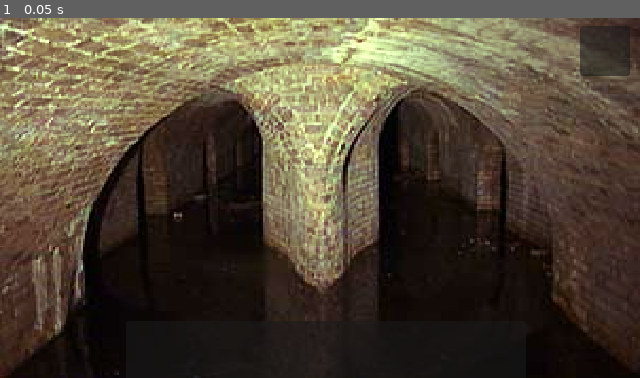
Above: before the commit, frame 1.
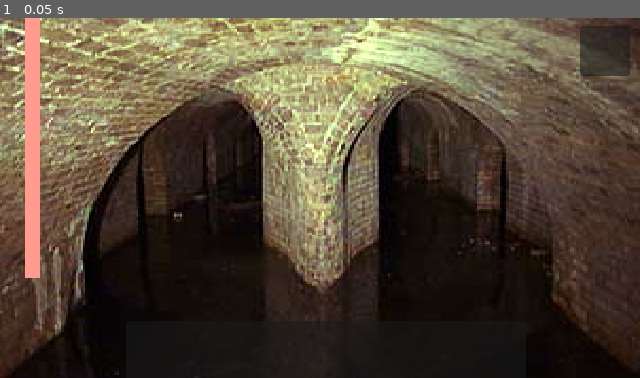
Above: after the commit, the same moment.

Repository: ANH-anhAnh/DMV-Game-Jam
Game: Godot game, scene res://Scenes/rooms/room_2.tscn
The game is run twice, just before and just after one commit, with the same random seed, the same clock (stepped at 60 frames per second) and the same inputs. The project has no main scene, so this scene is started directly.
Inputs:
- Up to frame 1 (0.05 s): no input

The runs differ from the first frame. In frame 1, 1.7% of the frame differs, in the area x 3-7%, y 0-73%.

Commit message:
images and broken hunger

Diff:
--- a/Scenes/rooms/room_1.tscn
+++ b/Scenes/rooms/room_1.tscn
@@ -1,6 +1,6 @@
 [gd_scene format=3 uid="uid://dlnsevwebpb2"]
 
-[ext_resource type="Texture2D" uid="uid://bnvle51lkbqw6" path="res://Assets/initiation room.png" id="1_ojhq1"]
+[ext_resource type="Texture2D" uid="uid://bnvle51lkbqw6" path="res://Assets/rooms/initiation room.png" id="1_ojhq1"]
 [ext_resource type="PackedScene" uid="uid://k37hlke3k7x3" path="res://Scenes/Objects/up.tscn" id="1_ud0xu"]
 [ext_resource type="PackedScene" uid="uid://dswwu8kyafma" path="res://Scenes/ui.tscn" id="3_21tkn"]
 
--- a/Scenes/rooms/room_2.tscn
+++ b/Scenes/rooms/room_2.tscn
@@ -1,6 +1,6 @@
 [gd_scene format=3 uid="uid://c58trg3c6fcj"]
 
-[ext_resource type="Texture2D" uid="uid://dn4tl887v61mh" path="res://Assets/room 2.png" id="1_rv0jd"]
+[ext_resource type="Texture2D" uid="uid://dn4tl887v61mh" path="res://Assets/rooms/room 2.png" id="1_rv0jd"]
 [ext_resource type="PackedScene" uid="uid://canmda7hvygfw" path="res://Scenes/Objects/exit.tscn" id="2_bebw6"]
 [ext_resource type="PackedScene" uid="uid://dswwu8kyafma" path="res://Scenes/ui.tscn" id="3_lqljp"]
 
--- a/Scenes/ui.tscn
+++ b/Scenes/ui.tscn
@@ -19,4 +19,13 @@
 offset_right = 630.0
 offset_bottom = 58.0
 
+[node name="ColorRect" type="ColorRect" parent="CanvasLayer" unique_id=547625546]
+anchors_preset = -1
+offset_left = 25.0
+offset_top = 270.0
+offset_right = 40.0
+offset_bottom = 310.0
+grow_vertical = 0
+color = Color(1.0039686, 0.61004496, 0.5588952, 1)
+
 [connection signal="pressed" from="CanvasLayer/Button" to="." method="_on_button_pressed"]
--- a/Scripts/circle.gd
+++ b/Scripts/circle.gd
@@ -1,7 +1,7 @@
 extends Node2D
-
+## this circle scene just draws a circle for map
 @export var radius := 10
 @export var color := Color.DARK_RED
-
+##draws a circle for this scene.
 func _draw():
 	draw_circle(Vector2.ZERO, radius, color)
--- a/Scripts/exit.gd
+++ b/Scripts/exit.gd
@@ -1,5 +1,5 @@
 extends Control
-
+#object for rooms to be able to click to change locations
 
 func _on_button_pressed() -> void:
 	var change = [0,1]
--- a/Scripts/map.gd
+++ b/Scripts/map.gd
@@ -1,5 +1,5 @@
 extends Node2D
-
+## level layout, contains all room scenes
 var layout1 = [
 	[0,1,0,0,0],
 	[1,1,1,1,0],
@@ -7,7 +7,7 @@
 	[1,"res://Scenes/rooms/room_2.tscn",1,1,0],
 	[0,"res://Scenes/rooms/room_1.tscn",0,0,0]
 ]
-
+##array containing explored coordinates
 var explored = []
 
 var playercircle
@@ -19,7 +19,7 @@
 var cell_size := 50
 var SquareScene := preload("res://Scenes/square.tscn")
 var CircleScene := preload("res://Scenes/circle.tscn")
-
+#resets the explored coordinates on enter
 func _ready():
 	currentlayout = layout1
 	reset()
@@ -27,6 +27,7 @@
 func disp():
 	showmap(explored)
 
+##just sets explored size to level size then zeroes every entry
 func reset():
 	explored = []
 	for row in currentlayout:
@@ -38,6 +39,7 @@
 
 	explored[selfpos[1]][selfpos[0]] = 1
 
+## goes through every explored panel and displays explored spaces
 func showmap(layout):
 	self.show()
 	var ypos = 100
@@ -68,6 +70,7 @@
 		yp += 1
 	shown = 1
 	while shown:
+		##blinking player circle :
 		await get_tree().create_timer(.5).timeout
 		playercircle.visible = false
 		await get_tree().create_timer(.5).timeout
@@ -78,6 +81,7 @@
 	shown = 0
 	self.hide()
 
+##updates explored spaces and changes scenes!
 func sceneupdate(change):
 	selfpos[0] += change[0]
 	selfpos[1] += change[1]
--- a/Scripts/ui.gd
+++ b/Scripts/ui.gd
@@ -2,6 +2,17 @@
 
 var SquareScene := preload("res://Scenes/square.tscn")
 var block
+var hunger = 100
+
+var maximum = 260
+
+func _ready() -> void:
+	var rect = $CanvasLayer/ColorRect
+
+	var new_height = (maximum / 100.0) * hunger
+
+	rect.size.y = new_height
+	rect.position.y = maximum - new_height
 
 func _on_button_pressed() -> void:
 	if(!Map.shown):
@@ -16,3 +27,13 @@
 	else:
 		block.queue_free()
 		Map.hidemap()
+
+func update():
+	hunger = 100
+	var newheight = (260.0 / 100.0) * hunger
+	var heightdiff = newheight - $CanvasLayer/ColorRect.size.y
+
+	var tween = create_tween()
+
+	tween.tween_property($CanvasLayer/ColorRect, "size:y", newheight, 0.5)
+	tween.parallel().tween_property($CanvasLayer/ColorRect,"position:y",$CanvasLayer/ColorRect.position.y - heightdiff,0.5)
Binary file added: Assets/Audio/left.png
Not shown, added: Assets/Audio/left.png.import
Binary file added: Assets/Audio/right1.png
Not shown, added: Assets/Audio/right1.png.import
Binary file added: Assets/Audio/right2.png
Not shown, added: Assets/Audio/right2.png.import
Binary file added: Assets/animation/anim1.png
Not shown, added: Assets/animation/anim1.png.import
Binary file added: Assets/animation/anim2.png
Not shown, added: Assets/animation/anim2.png.import
Binary file added: Assets/animation/anim3.png
Not shown, changed: Assets/animation/anim3.png.import
(and 22 more such lines)
